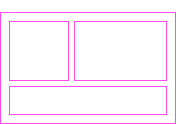
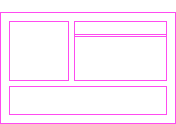
Revision of a layered (176, 124) image; what changed, layer by layer:
painted on "wireframe?" over [75, 34, 166, 37]
